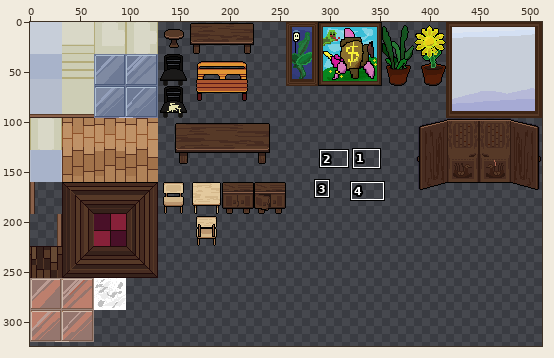
Sprite sheet: assets/decorations/wooden_floor.png. Above, an overview of the earlier version with the close-up marked.
Close-up. The starting point:
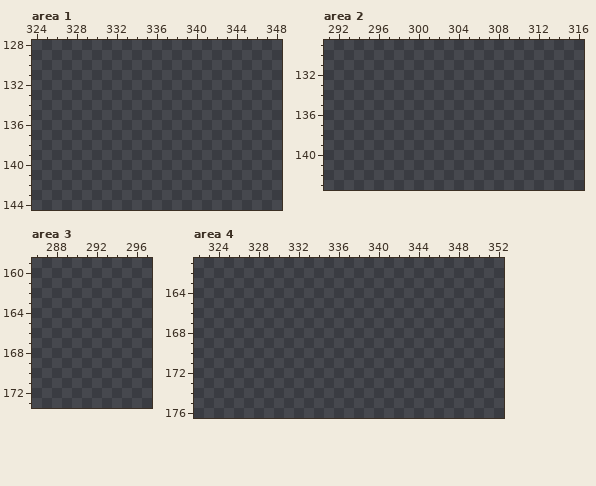
The file is 512x512 pixels. Colours within 5 levels of each other are drawn and written as one. Shown: area 1: x 324..348, y 128..144; area 2: x 291..316, y 129..143; area 3: x 286..297, y 159..173; area 4: x 322..352, y 161..176. The wide view leaves out empty margins. The commit also changed other parts of the picture, which this record leaves out.
New version:
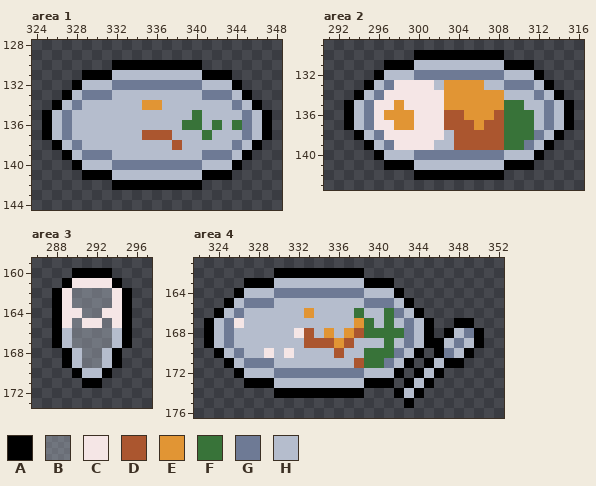
Palette (. is transparent): A #000000  B #b7bfcd62  C #f5e6e6  D #ab562f  E #e19534  F #387339  G #6e7a95  H #b5bdcd
From old to new:
Changed rows in their new state; - is an unchanged pixel.
Area 1:
first column x 325:
130 -------AAAAAAAAA-------
131 ----AAAHHHHHHHHHAAA----
132 ---AHHHGGGGGGGGGHHHA---
133 --AHGGGHHHHHHHHHGGGHA--
134 -AHGHHHHHHEEHHHHHHHGHA-
135 AHGHHHHHHHHHHHHFHHHHGHA
136 AHGHHHHHHHHHHHFFHFHFGHA
137 AHGHHHHHHHDDDHHHFHHHGHA
138 -AHGHHHHHHHHHDHHHHHGHA-
139 --AHGGGHHHHHHHHHGGGHA--
140 ---AHHHGGGGGGGGGHHHA---
141 ----AAAHHHHHHHHHAAA----
142 -------AAAAAAAAA-------
Area 2:
first column x 293:
130 -------AAAAAAAAA-------
131 ----AAAHHHHHHHHHAAA----
132 ---AHHHGGGGGGGGGHHHA---
133 --AHGCCCCHEEEEHHGGGHA--
134 -AHGCCCCCCEEEEEEHHHGHA-
135 AHGCCECCCCEEEEEEFFHHGHA
136 AHGCEEECCCDDEEEDFFFHGHA
137 AHGCCEECCCDDDEDDFFFHGHA
138 -AHGCCCCCCHDDDDDFFFGHA-
139 --AHGCCCCHHDDDDDFFGHA--
140 ---AHHHGGGGGGGGGHHHA---
141 ----AAAHHHHHHHHHAAA----
142 -------AAAAAAAAA-------
Area 3:
first column x 288:
160 --AAAA--
161 -ACCCCA-
162 ACBBBBCA
163 ACBBBBCA
164 ACCBBCCA
165 ACBCCBCA
166 AHBBBBHA
167 AHBBBBHA
168 -AHBBHA-
169 -AHBBHA-
170 --AHHA--
171 ---AA---
Area 4:
first column x 323:
162 -------AAAAAAAAA------------
163 ----AAAHHHHHHHHHAAA---------
164 ---AHHHGGGGGGGGGHHHA--------
165 --AHGGGHHHHHHHHHGGGHA-------
166 -AHGHHHHHHEHHHHFHHFGHA------
167 AHGCHHHHHHHHHHHEFHFHGHA--AA-
168 AHGHHHHHHCDHEHEDFFFFGHA-AHGA
169 AHGHHHHHHHDDDEDHHHFHGHAAHGHA
170 -AHGHHCHCHHHHDHHFFFGHA-AGHA-
171 --AHGGGHHHHHHHHDFFGHA-AHAA--
172 ---AHHHGGGGGGGGGHHHA-AHA----
173 ----AAAHHHHHHHHHAAA-AHA-----
174 -------AAAAAAAAA---AHA------
175 --------------------A-------
Pixel boxes of the changes (left, top, right, bottom) in both close-ups:
added: (42, 60, 272, 190)
added: (344, 50, 574, 180)
added: (52, 268, 132, 388)
added: (204, 268, 484, 408)
